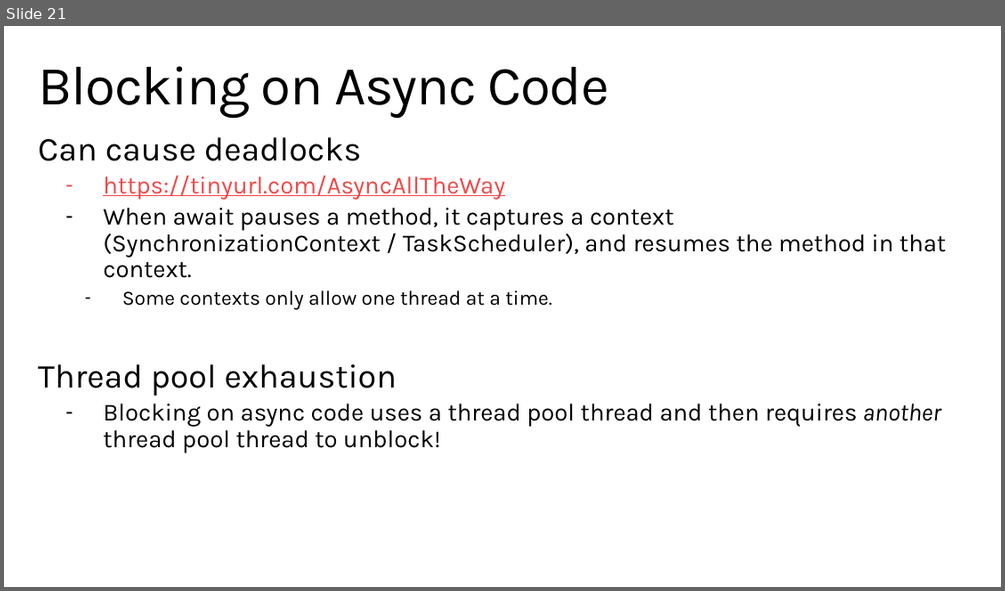
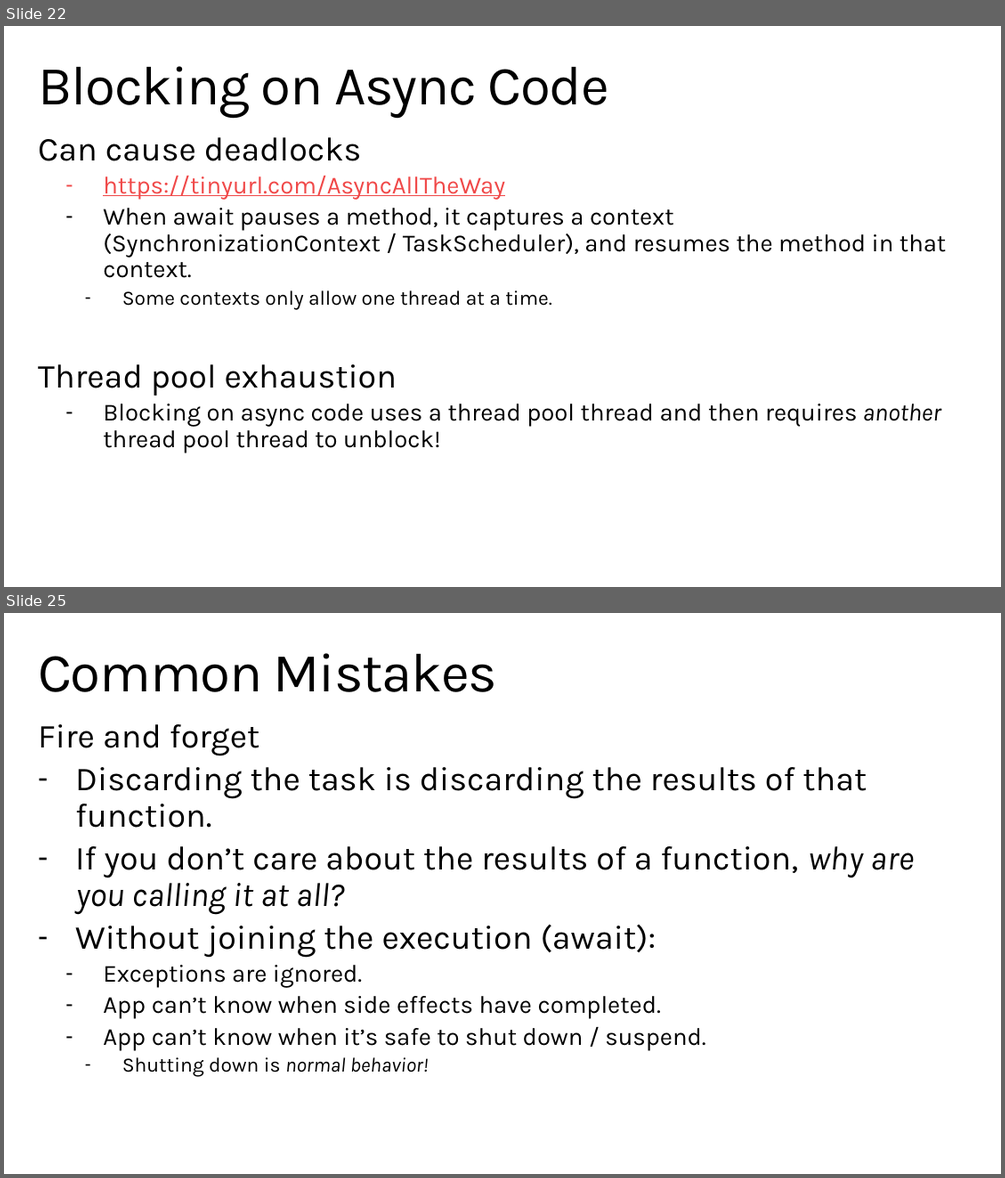
Before and after one commit to StephenCleary/Presentations, a slide deck: Async Pitfalls/Async Pitfalls.pptx. Shown one above the other, each under a label of ours: slide 21 before the commit, slides 22 and 25 after it; the slides between them are not shown. The pictures are 1005x591 and 1005x1178 pixels, drawn with LibreOffice and Linux fonts; fonts in the diff are those of the drawing; background and template pictures are left out. Boxes give left, top, right and bottom in pixels: in the first picture for what was removed or moved away, otherwise in the second. Text is boxed around its words. In the diff, an @@ line names an element or a change of style, - is before the commit and + after.

```diff
--- a/Async Pitfalls/Async Pitfalls.pptx
+++ b/Async Pitfalls/Async Pitfalls.pptx
@@ slide 25 added at bbox=[4, 613, 1001, 1174], background picture (left out); not listed: 1 template element that a slide beside it also shows @@
@@ title added at bbox=[38, 653, 497, 692], 52.9 pt, text #000000 @@
+Common Mistakes
@@ text added at bbox=[38, 724, 914, 1051], 32.4 pt, text #000000 @@
+Fire and forget
+– Discarding the task is discarding the results of that function.
+– If you don’t care about the results of a function, why are you calling it at all?
+– Without joining the execution (await):
+  – Exceptions are ignored.
+  – App can’t know when side effects have completed.
+  – App can’t know when it’s safe to shut down / suspend.
+    – Shutting down is normal behavior!
@@ what was slide 21 is now slide 22 @@
```
Also in this commit, not shown: 7 slides changed, 15 other slides added, 8 slides removed, 4 other files.
